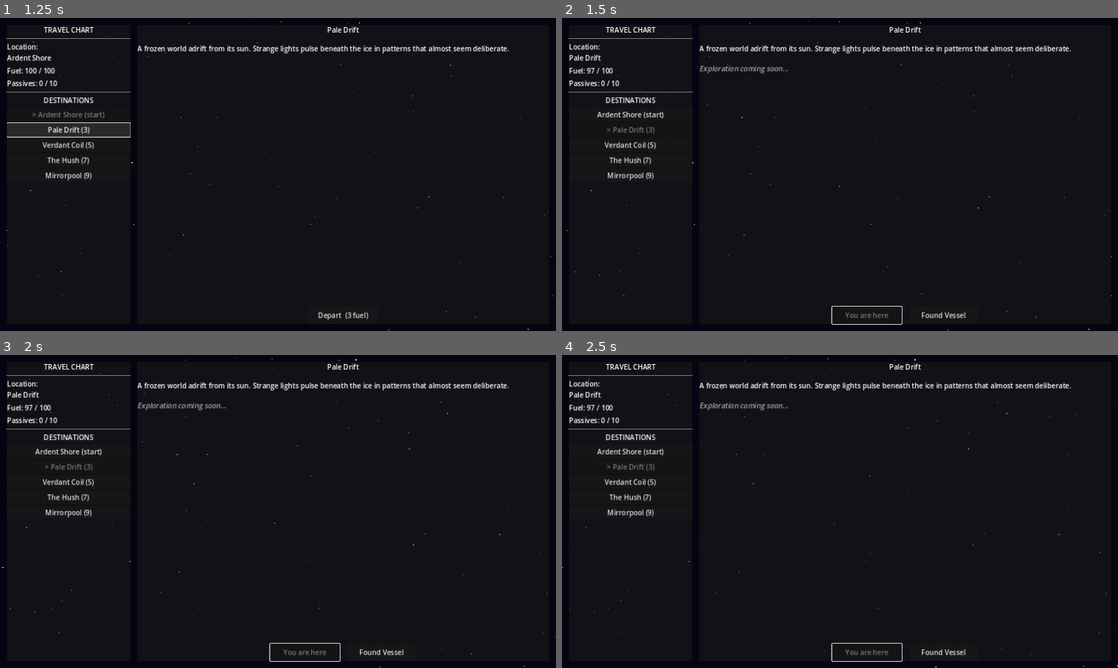
Above: before the commit, frames 1-4 (two rows, left to right).
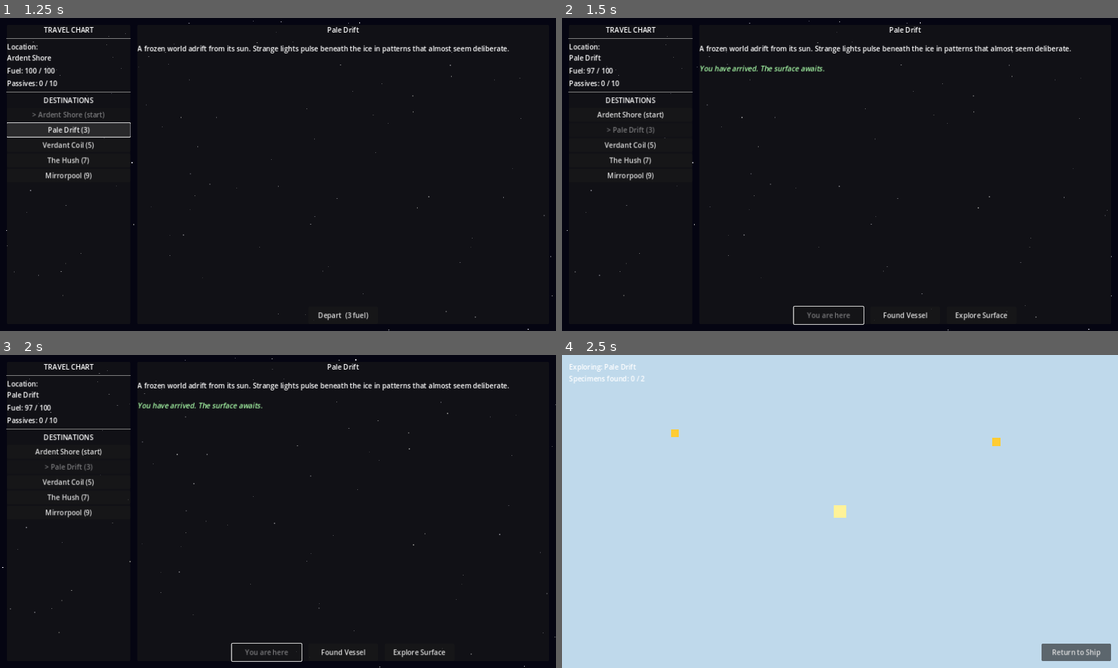
Above: after the commit, the same moments.

Repository: ColdTie/Metanoia-Vessel-2D
Game: Godot game, scene res://scenes/travel/travel_screen.tscn
Same seed, same stepped clock (60 frames per second), same inputs: the game is played once before the commit and once after it.
Inputs (mouse positions are in pixels of both pictures, inside the frame that each line leads up to):
- Up to frame 1 (1.25 s): click "Pale Drift (3)" at 0.5 s
- Up to frame 2 (1.5 s): click "Depart (3 fuel)" at 1.25 s
- Up to frame 3 (2 s): no input
- Up to frame 4 (2.5 s): click (979, 652) at 2 s, where only the run after the commit has a clickable "Explore Surface"

Frame 1 is identical in both runs. In frame 2, 0.8% of the frame differs, in the area x 24-81%, y 15-98%; in frame 3, 0.8%; in frame 4, 100%, in the area x 0-100%, y 0-100%.

Commit message:
feat: World Surface v1 — walkable exploration scene with specimen collection
Adds "Explore Surface" button to the Travel Screen for the player's
current world, opening a new walkable scene where each world's 2
catalog specimens spawn as pickups. Walking into one collects it
(GameState.add_specimen) and autosaves; already-collected specimens
don't respawn on repeat visits. No creature encounters yet — that's
a separate future increment, kept peaceful per design bias.

Co-Authored-By: Claude Sonnet 5 <noreply@anthropic.com>
Claude-Session: https://claude.ai/code/session_01MNzDfZkKzE9Mbi7gr4pkxw

Diff:
--- /dev/null
+++ b/scenes/world/world_surface.tscn
@@ -0,0 +1,6 @@
+[gd_scene load_steps=2 format=3 uid="uid://cworldsurface1"]
+
+[ext_resource type="Script" path="res://scripts/world/world_surface.gd" id="1_surface"]
+
+[node name="WorldSurface" type="Node2D"]
+script = ExtResource("1_surface")
--- a/scripts/travel/travel_screen.gd
+++ b/scripts/travel/travel_screen.gd
@@ -20,6 +20,7 @@
 var _world_desc_label: RichTextLabel
 var _depart_button: Button
 var _settle_button: Button
+var _explore_button: Button
 
 var _selected_world_id: String = ""
 
@@ -200,6 +201,13 @@
 	_settle_button.pressed.connect(_on_settle_pressed)
 	btn_row.add_child(_settle_button)
 
+	_explore_button = Button.new()
+	_explore_button.text = "Explore Surface"
+	_explore_button.visible = false
+	_explore_button.custom_minimum_size = Vector2(160.0, 40.0)
+	_explore_button.pressed.connect(_on_explore_pressed)
+	btn_row.add_child(_explore_button)
+
 
 func _make_label(text: String) -> Label:
 	var lbl := Label.new()
@@ -259,6 +267,7 @@
 		_depart_button.text = "Depart  (%d fuel)" % cost
 
 	_settle_button.visible = is_current and not world.get("settled", false)
+	_explore_button.visible = is_current
 
 
 func _on_depart_pressed() -> void:
@@ -270,10 +279,11 @@
 		var world := GameState.get_world_by_id(_selected_world_id)
 		_world_name_label.text = world.get("name", "")
 		_world_desc_label.text = world.get("description", "") \
-			+ "\n\n[color=#aaaaaa][i]Exploration coming soon...[/i][/color]"
+			+ "\n\n[color=#aaffaa][i]You have arrived. The surface awaits.[/i][/color]"
 		_depart_button.disabled = true
 		_depart_button.text = "You are here"
 		_settle_button.visible = not world.get("settled", false)
+		_explore_button.visible = true
 	else:
 		_world_desc_label.text = \
 			GameState.get_world_by_id(_selected_world_id).get("description", "") \
@@ -315,3 +325,8 @@
 
 func _on_world_changed(_new_world: String) -> void:
 	_refresh_status()
+
+
+func _on_explore_pressed() -> void:
+	SaveLoad.save_game()
+	get_tree().change_scene_to_file("res://scenes/world/world_surface.tscn")
--- /dev/null
+++ b/scripts/world/world_surface.gd
@@ -0,0 +1,169 @@
+extends Node2D
+
+# World Surface — walkable exploration scene for the player's current world.
+# Move with arrow keys / WASD, walk into a specimen to collect it.
+# All UI/visuals built in code, matching the travel screen's approach.
+
+const MOVE_SPEED := 260.0
+const PLAYER_SIZE := Vector2(28.0, 28.0)
+const PICKUP_SIZE := Vector2(18.0, 18.0)
+const COLLECT_RADIUS := 26.0
+const VIEWPORT_SIZE := Vector2(1280.0, 720.0)
+const PICKUP_SPOTS: Array = [
+	Vector2(260.0, 180.0),
+	Vector2(1000.0, 200.0),
+	Vector2(260.0, 540.0),
+	Vector2(1000.0, 540.0),
+]
+
+const TYPE_COLORS := {
+	"temperate": Color(0.55, 0.4, 0.18),
+	"ice": Color(0.75, 0.85, 0.92),
+	"jungle": Color(0.12, 0.32, 0.14),
+	"desert": Color(0.5, 0.28, 0.12),
+	"ocean": Color(0.08, 0.2, 0.38),
+}
+
+var _world: Dictionary = {}
+var _player: ColorRect
+var _pickups: Array = []  # Array of {node, id, name}
+var _found_count: int = 0
+var _total_count: int = 0
+
+var _status_label: Label
+var _toast_label: Label
+var _toast_timer: float = 0.0
+
+
+func _ready() -> void:
+	_world = GameState.get_current_world_data()
+	_build_background()
+	_build_player()
+	_build_pickups()
+	_build_ui()
+	_update_status()
+
+
+func _process(delta: float) -> void:
+	_move_player(delta)
+	_check_pickups()
+	if _toast_timer > 0.0:
+		_toast_timer -= delta
+		if _toast_timer <= 0.0:
+			_toast_label.text = ""
+
+
+# ── Setup ─────────────────────────────────────────────────────────────────────
+
+func _build_background() -> void:
+	var bg := ColorRect.new()
+	bg.size = VIEWPORT_SIZE
+	var world_type: String = _world.get("type", "temperate")
+	bg.color = TYPE_COLORS.get(world_type, Color(0.1, 0.1, 0.15))
+	add_child(bg)
+
+
+func _build_player() -> void:
+	_player = ColorRect.new()
+	_player.size = PLAYER_SIZE
+	_player.color = Color(1.0, 0.95, 0.6)
+	_player.position = VIEWPORT_SIZE / 2.0 - PLAYER_SIZE / 2.0
+	add_child(_player)
+
+
+func _build_pickups() -> void:
+	var specimen_ids: Array = _world.get("specimens", [])
+	var world_id: String = _world.get("id", "")
+	_total_count = specimen_ids.size()
+	_found_count = 0
+
+	for i in specimen_ids.size():
+		var specimen_id: String = specimen_ids[i]
+		if _already_collected(specimen_id, world_id):
+			_found_count += 1
+			continue
+		var spot: Vector2 = PICKUP_SPOTS[i % PICKUP_SPOTS.size()]
+		var pickup := ColorRect.new()
+		pickup.size = PICKUP_SIZE
+		pickup.color = Color(1.0, 0.8, 0.2)
+		pickup.position = spot - PICKUP_SIZE / 2.0
+		add_child(pickup)
+		_pickups.append({"node": pickup, "id": specimen_id})
+
+
+func _already_collected(specimen_id: String, world_id: String) -> bool:
+	for s in GameState.specimens:
+		if s.get("id", "") == specimen_id and s.get("world_id", "") == world_id:
+			return true
+	return false
+
+
+func _build_ui() -> void:
+	var canvas := CanvasLayer.new()
+	add_child(canvas)
+
+	var root := Control.new()
+	root.set_anchors_and_offsets_preset(Control.PRESET_FULL_RECT)
+	root.mouse_filter = Control.MOUSE_FILTER_IGNORE
+	canvas.add_child(root)
+
+	var vbox := VBoxContainer.new()
+	vbox.position = Vector2(16.0, 16.0)
+	root.add_child(vbox)
+
+	var title := Label.new()
+	title.text = "Exploring: " + _world.get("name", "Unknown")
+	vbox.add_child(title)
+
+	_status_label = Label.new()
+	vbox.add_child(_status_label)
+
+	_toast_label = Label.new()
+	_toast_label.add_theme_color_override("font_color", Color(0.7, 1.0, 0.7))
+	vbox.add_child(_toast_label)
+
+	var return_button := Button.new()
+	return_button.text = "Return to Ship"
+	return_button.mouse_filter = Control.MOUSE_FILTER_STOP
+	return_button.size = Vector2(160.0, 40.0)
+	return_button.position = Vector2(VIEWPORT_SIZE.x - 176.0, VIEWPORT_SIZE.y - 56.0)
+	return_button.pressed.connect(_on_return_pressed)
+	root.add_child(return_button)
+
+
+# ── Logic ─────────────────────────────────────────────────────────────────────
+
+func _move_player(delta: float) -> void:
+	var dir := Input.get_vector("ui_left", "ui_right", "ui_up", "ui_down")
+	_player.position += dir * MOVE_SPEED * delta
+	_player.position = _player.position.clamp(Vector2.ZERO, VIEWPORT_SIZE - PLAYER_SIZE)
+
+
+func _check_pickups() -> void:
+	var player_center: Vector2 = _player.position + PLAYER_SIZE / 2.0
+	for entry in _pickups.duplicate():
+		var node: ColorRect = entry["node"]
+		var pickup_center: Vector2 = node.position + PICKUP_SIZE / 2.0
+		if player_center.distance_to(pickup_center) <= COLLECT_RADIUS:
+			_collect(entry)
+
+
+func _collect(entry: Dictionary) -> void:
+	var specimen_id: String = entry["id"]
+	var world_id: String = _world.get("id", "")
+	GameState.add_specimen(specimen_id, world_id)
+	entry["node"].queue_free()
+	_pickups.erase(entry)
+	_found_count += 1
+	_toast_label.text = "Collected: " + specimen_id.replace("_", " ").capitalize()
+	_toast_timer = 2.5
+	_update_status()
+	SaveLoad.save_game()
+
+
+func _update_status() -> void:
+	_status_label.text = "Specimens found: %d / %d" % [_found_count, _total_count]
+
+
+func _on_return_pressed() -> void:
+	get_tree().change_scene_to_file("res://scenes/travel/travel_screen.tscn")
Not shown, changed: CLAUDE.md
Not shown, changed: design/content-log.md
Not shown, changed: design/systems.md
